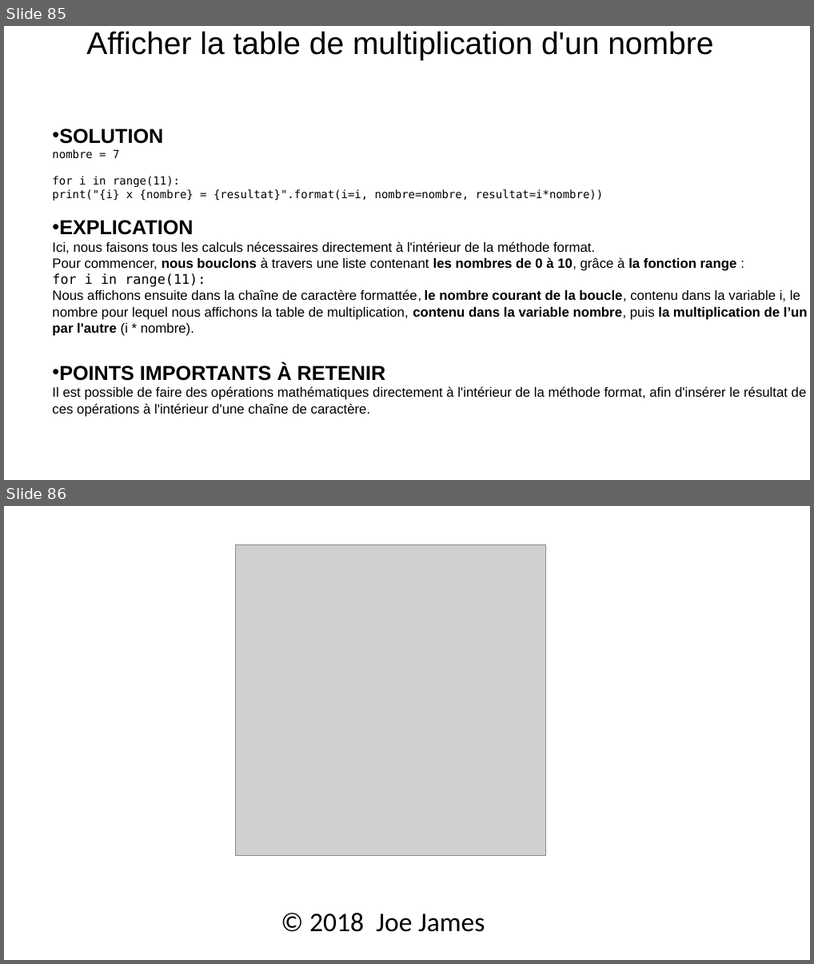
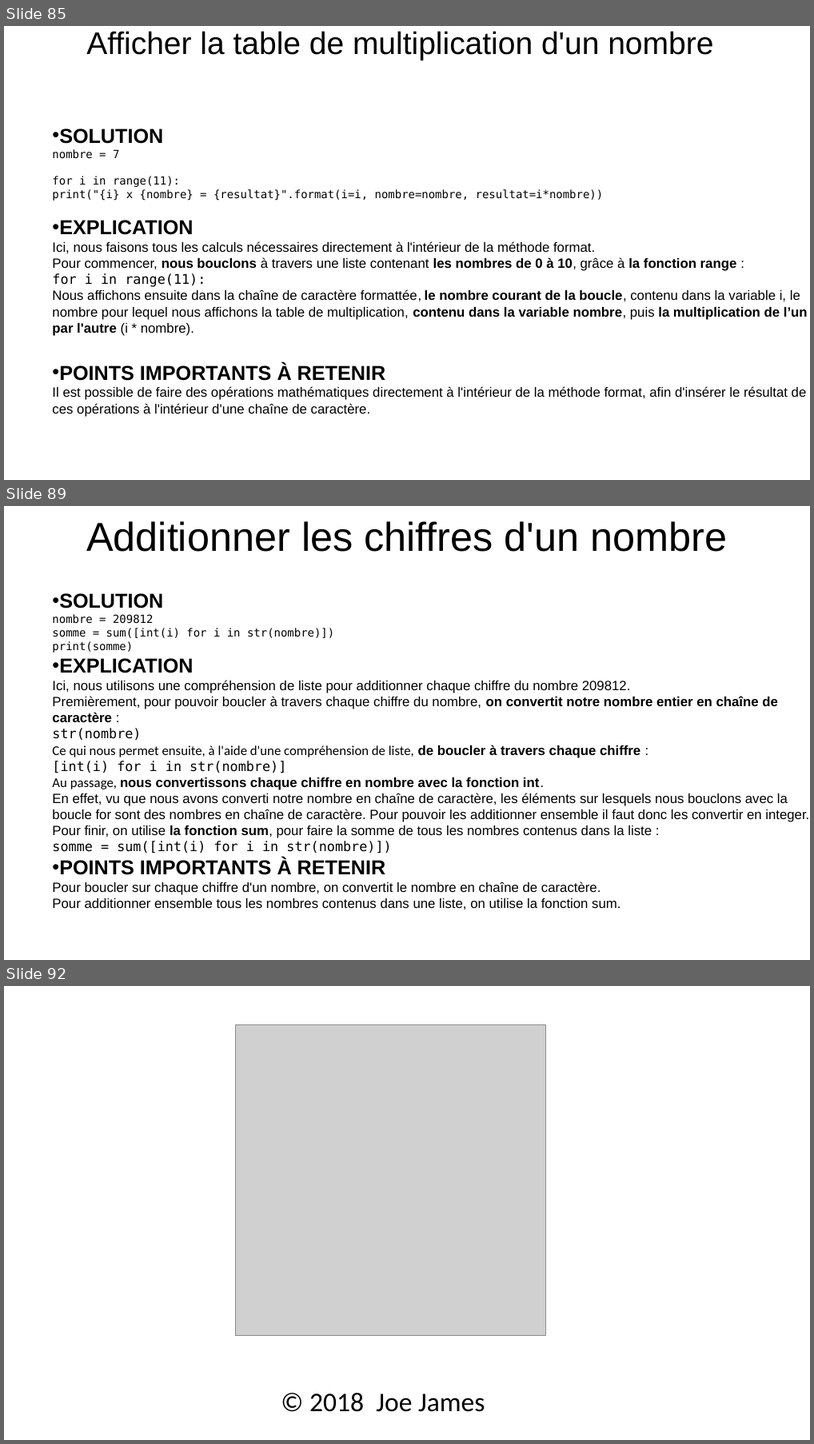
Before and after one commit to julienPalleau/Udemy, a slide deck: PythonParLaPratique 101 exercices/Python in 90 minutes [Enregistrement automatique].pptx. Shown one above the other, each under a label of ours: slides 85 and 86 before the commit, slides 85, 89 and 92 after it; the slides between them are not shown. The pictures are 814x964 and 814x1444 pixels, drawn with LibreOffice and Linux fonts; fonts in the diff are those of the drawing; grey boxes stand for pictures. Boxes give left, top, right and bottom in pixels: in the first picture for what was removed or moved away, otherwise in the second. Text is boxed around its words. In the diff, an @@ line names an element or a change of style, - is before the commit and + after.

```diff
--- a/PythonParLaPratique 101 exercices/Python in 90 minutes [Enregistrement automatique].pptx
+++ b/PythonParLaPratique 101 exercices/Python in 90 minutes [Enregistrement automatique].pptx
@@ slide 89 added at [4, 506, 810, 960], background #FFFFFF @@
@@ title added at [86, 521, 727, 552], 36 pt, text #000000 @@
+Additionner les chiffres d'un nombre
@@ text added at [52, 593, 810, 909], 12 pt, text #000000 @@
+• SOLUTION
+nombre = 209812
+somme = sum([int(i) for i in str(nombre)])
+print(somme)
+• EXPLICATION
+Ici, nous utilisons une compréhension de liste pour additionner chaque chiffre du nombre 209812.
+Premièrement, pour pouvoir boucler à travers chaque chiffre du nombre, on convertit notre nombre entier en chaîne de
+caractère :
+str(nombre)
+Ce qui nous permet ensuite, à l'aide d'une compréhension de liste, de boucler à travers chaque chiffre :
+[int(i) for i in str(nombre)]
+Au passage, nous convertissons chaque chiffre en nombre avec la fonction int.
+En effet, vu que nous avons converti notre nombre en chaîne de caractère, les éléments sur lesquels nous bouclons avec la
+boucle for sont des nombres en chaîne de caractère. Pour pouvoir les additionner ensemble il faut donc les convertir en integer.
+Pour finir, on utilise la fonction sum, pour faire la somme de tous les nombres contenus dans la liste :
+somme = sum([int(i) for i in str(nombre)])
+• POINTS IMPORTANTS À RETENIR
+Pour boucler sur chaque chiffre d'un nombre, on convertit le nombre en chaîne de caractère.
+Pour additionner ensemble tous les nombres contenus dans une liste, on utilise la fonction sum.
@@ what was slide 86 is now slide 92 @@
```
Also in this commit, not shown: 5 other slides added.
